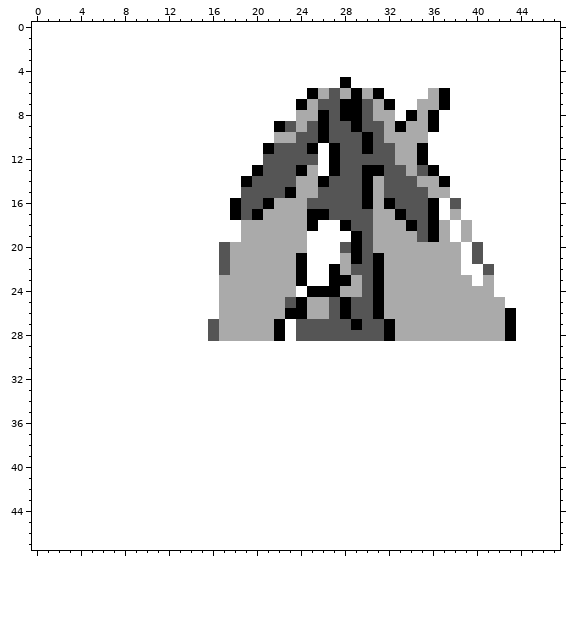
Two versions of one pixel-art sprite, gfx/pokemon/back/lopunnyb.png. The picture above was drawn from the file before the commit.
The file is 32x32 pixels. The old version is drawn lined up with the new one, on the new canvas.
After the commit:
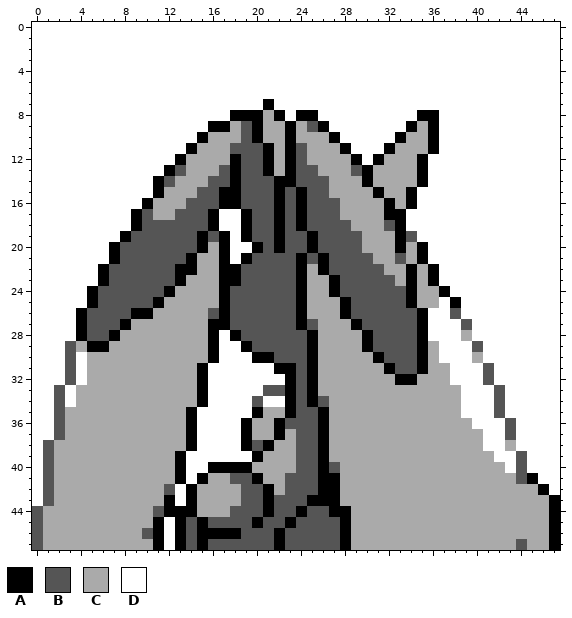
Palette (. is transparent): A #000000  B #555555  C #aaaaaa  D #ffffff
From old to new:
canvas 32x32 -> 48x48, the old top-left corner now at 16,1
y 0: x 0..47 ................................................ -> DDDDDDDDDDDDDDDDDDDDDDDDDDDDDDDDDDDDDDDDDDDDDDDD
y 1..4: x 0..15 ................ -> DDDDDDDDDDDDDDDD
y 5: x 0..15 ................ -> DDDDDDDDDDDDDDDD; x 28 A -> D
y 6: x 0..15 ................ -> DDDDDDDDDDDDDDDD; x 25..31 ACBCACA -> DDDDDDD; x 36..37 CA -> DD
y 7: x 0..15 ................ -> DDDDDDDDDDDDDDDD; x 21 D -> A; x 24..32 ACBBAABCA -> DDDDDDDDD; x 35..37 CCA -> DDD
y 8: x 0..15 ................ -> DDDDDDDDDDDDDDDD; x 18..22 DDDDD -> AAACA; x 24..32 CCABAABCC -> AADDDDDDD; x 34..35 AC -> DA
y 9: x 0..23 ................DDDDDDAB -> DDDDDDDDDDDDDDDDAACBACCA; x 27..34 BBABBCAC -> DDDDDDDA
y 10: x 0..21 ................DDDDDD -> DDDDDDDDDDDDDDDACCCBAC; x 23..33 CBBABBBABCC -> ACCCADDDDDA; x 36 D -> A
y 11: x 0..20 ................DDDDD -> DDDDDDDDDDDDDDACCCBBB; x 22..23 BB -> CA; x 25..32 ADABBABB -> CCCADDDA; x 35..36 AD -> CA
y 12: x 0..23 ................DDDDDBBB -> DDDDDDDDDDDDDACCCCABBACA; x 25..32 BDABBBBB -> CCCCADAC
y 13: x 0..28 ................DDDDABBBACDAB -> DDDDDDDDDDDDABCCCBABBACABBCCC; x 31..33 ABB -> CCC; x 35..36 BA -> AD
y 14: x 0..19 ................DDDA -> DDDDDDDDDDDABCCCBBAB; x 22..29 BBCCABBB -> AABBBCCC; x 32..37 BBBCCA -> CCCADD
y 15: x 0..18 ................DDD -> DDDDDDDDDDDACCCBBAA; x 22..25 BACC -> ABAB; x 27..37 BBBACBBBBCC -> CCCCACCADDD
y 16: x 0..17 ................DD -> DDDDDDDDDDACCCBBBA; x 21..24 ACCC -> BABA; x 28..30 BBA -> CCC; x 33..36 BBBA -> CADD; x 38 B -> D
y 17: x 0..16 ................D -> DDDDDDDDDABCCBBBA; x 18..26 ABACCCCAA -> DABBABABB; x 28..30 BBB -> CCC; x 32 C -> A; x 34..36 BBA -> DDD; x 38 C -> D
y 18: x 0..16 ................D -> DDDDDDDDDABBBBBBA; x 19..30 CCCCCCADDABB -> ABBABABBBBCC; x 32..37 CCABAC -> BADDDD; x 39 C -> D
y 19: x 0..17 ................DD -> DDDDDDDDABBBBBBABA; x 19..30 CCCCCCDDDDAB -> ABBABBABBBBC; x 33..37 CCBAC -> ABDDD; x 39 C -> D
y 20: x 0..27 ................DBCCCCCCCDDD -> DDDDDDDABBBBBBBACADDABABBABB; x 29..30 AB -> BC; x 33 C -> A; x 35..38 CCCC -> ADDD; x 40 B -> D
y 21: x 0..23 ................DBCCCCCC -> DDDDDDDABBBBBBACCADABBBB; x 25..29 DDDCA -> BABBB; x 31 A -> C; x 33 C -> B; x 35..38 CCCC -> ADDD; x 40 B -> D
y 22: x 0..23 ................DBCCCCCC -> DDDDDDABBBBBBAACCAABBBBB; x 25..28 DDAC -> CABB; x 31 A -> B; x 34 C -> A; x 36..38 CCC -> ADD; x 41 B -> D
y 23: x 0..23 ................DCCCCCCC -> DDDDDDABBBBBBACCCAABBBBB; x 25..26 DD -> CC; x 28..29 AC -> BB; x 31..32 AC -> BB; x 34 C -> A; x 36..39 CCCC -> ADDD; x 41 C -> D
y 24: x 0..26 ................DCCCCCCCDAA -> DDDDDABBBBBBACCCCABBBBBBACC; x 28..29 CC -> BB; x 31..34 ACCC -> BBBA; x 37..41 CCCCC -> ADDDD
y 25: x 0..22 ................DCCCCCC -> DDDDDABBBBBACCCCCABBBBB; x 27 B -> C; x 31..34 ACCC -> BBBA; x 37..42 CCCCCC -> DADDDD
y 26: x 0..23 ................DCCCCCCA -> DDDDABBBBAACCCCCBABBBBBB; x 27 B -> C; x 31..43 ACCCCCCCCCCCA -> BBBBADDBDDDDD
y 27: x 0..24 ................BCCCCCADB -> DDDDABBBACCCCCCCAABBBBBBA; x 26..28 BBB -> CCC; x 32..43 ACCCCCCCCCCA -> BBBADDDBDDDD
y 28: x 0..23 ................BCCCCCAD -> DDDDABBACCCCCCCCADABBBBB; x 25..30 BBBBBB -> ACCCCA; x 32..38 ACCCCCC -> BBBADDD; x 40..43 CCCA -> DDDD
y 29: x 0..16 ................D -> DDDBCAACCCCCCCCCA; x 19..36 DDDDDDDDDDDDDDDDDD -> ABBBBBACCCCABBBBAC; x 40 D -> B
y 30: x 0..16 ................D -> DDDBDCCCCCCCCCCCA; x 20..36 DDDDDDDDDDDDDDDDD -> AABBBACCCCCABBBAC; x 40 D -> C
y 31: x 0..15 ................ -> DDDBDCCCCCCCCCCA; x 22..37 DDDDDDDDDDDDDDDD -> AABACCCCCCABBACC; x 41 D -> B
y 32: x 0..15 ................ -> DDDBDCCCCCCCCCCA; x 23..37 DDDDDDDDDDDDDDD -> ABACCCCCCCAACCC; x 41 D -> B
y 33: x 0..47 ................................................ -> DDBDCCCCCCCCCCCADDDDDBBABACCCCCCCCCCCCCDDDBDDDDD
y 34: x 0..47 ................................................ -> DDBDCCCCCCCCCCCADDDDBDDABABCCCCCCCCCCCCDDDBDDDDD
y 35: x 0..47 ................................................ -> DDBCCCCCCCCCCCADDDDDACCABBACCCCCCCCCCCCDDDBDDDDD
y 36: x 0..47 ................................................ -> DDBCCCCCCCCCCCADDDDACCABBBACCCCCCCCCCCCCDDDBDDDD
y 37: x 0..47 ................................................ -> DDBCCCCCCCCCCCADDDDACCACBBACCCCCCCCCCCCCCDDBDDDD
y 38: x 0..47 ................................................ -> DBCCCCCCCCCCCCADDDDABACCBBACCCCCCCCCCCCCCDDCDDDD
y 39: x 0..47 ................................................ -> DBCCCCCCCCCCCADDDDDDACCCBBACCCCCCCCCCCCCCCDDBDDD
y 40: x 0..47 ................................................ -> DBCCCCCCCCCCCADDAAAACCCCBBABCCCCCCCCCCCCCCCDBDDD
y 41: x 0..47 ................................................ -> DBCCCCCCCCCCCADACCBBACCBBBAACCCCCCCCCCCCCCCCBADD
y 42: x 0..47 ................................................ -> DBCCCCCCCCCCBDACCCCBBACBBBAACCCCCCCCCCCCCCCCCCAD
y 43: x 0..47 ................................................ -> DBCCCCCCCCCCADACCCCBBABBBAAACCCCCCCCCCCCCCCCCCCA
y 44: x 0..47 ................................................ -> BCCCCCCCCCCBAAACCCBBBABBABBAACCCCCCCCCCCCCCCCCCA
y 45: x 0..47 ................................................ -> BCCCCCCCCCCADABABBBBABBABBBBACCCCCCCCCCCCCCCCCCA
y 46: x 0..47 ................................................ -> BCCCCCCCCCBADABAAAABBBABBBBBACCCCCCCCCCCCCCCCCCA
y 47: x 0..47 ................................................ -> BCCCCCCCCCCADABABBBBBBABBBBBACCCCCCCCCCCCCCCBCCA
Pixel boxes of the changes (left, top, right, bottom) in both pictures:
changed: (32, 22, 560, 550)
